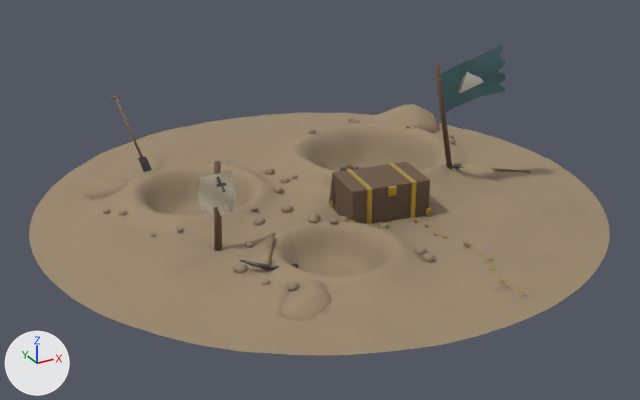
A saved change to the glTF model public/assets/models/dig_site.glb.
Rendered twice from a 50 mm camera at (-7.05, -12.83, 6.34) aimed at (-0.19, -0.36, 0.1). The axes (+X, +Y, +Z) are drawn at lower left. The lights are the same throughout. The first picture is the older version. Vertices at exactly the same position are counted once.

Script lines for the objects in view, before the commit:
```python
mat_dirt = bpy.data.materials.new('Dirt')
mat_dirt.use_nodes = True; mat_dirt.node_tree.nodes.clear()
_N = mat_dirt.node_tree.nodes; _L = mat_dirt.node_tree.links
n0 = _N.new('ShaderNodeBsdfPrincipled'); n0.name = 'Principled BSDF'
n0.inputs[2].default_value = 0.95  # 'Roughness'
n1 = _N.new('ShaderNodeOutputMaterial'); n1.name = 'Material Output'
n2 = _N.new('ShaderNodeMix'); n2.name = 'Mix'
n2.data_type = 'RGBA'
n2.blend_type = 'MULTIPLY'
n2.inputs[0].default_value = 1.0  # 'Factor'
n2.inputs[7].default_value = (0.36, 0.27, 0.17, 1.0)  # 'B', beige #a28e73
n3 = _N.new('ShaderNodeVertexColor'); n3.name = 'Color Attribute'
_L.new(n0.outputs[0], n1.inputs[0])  # 'BSDF' to 'Surface'
_L.new(n2.outputs[2], n0.inputs[0])  # 'Result' to 'Base Color'
_L.new(n3.outputs[0], n2.inputs[6])  # 'Color' to 'A'
me_dig_site_ground = bpy.data.meshes.new('dig_site_ground')
me_dig_site_ground.from_pydata(...)  # 13509 vertices, 25960 faces; spans x -5.0..5.0, y -5.0..5.0, z -0.54..2.58
# faces by material slot: [21710, 348, 1156, 1036, 188, 180, 300, 1042]
me_dig_site_ground.materials.append(mat_dirt)
me_dig_site_ground.materials.append(mat_wood_dark)
me_dig_site_ground.materials.append(mat_gold)
me_dig_site_ground.materials.append(mat_bone)
me_dig_site_ground.materials.append(mat_wood_mid)
me_dig_site_ground.materials.append(mat_metal_iron)
me_dig_site_ground.materials.append(mat_canvas)
me_dig_site_ground.materials.append(mat_flag_fin)
ob_dig_site = bpy.data.objects.new('dig_site', me_dig_site_ground)
ob_dig_site.location = (0.0, 0.0, 0.0)
```
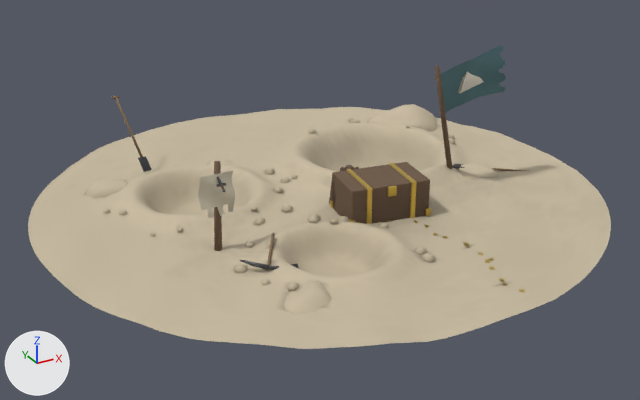
Pixel boxes [x1, y1, x2, y2] of what changed, in the pictures (640 x 400 px; the box of a moved part takes in the faces that stretch with it):
'dig_site', surface changed, reshaped (lighter)
    before: [29, 45, 610, 355]
    after: [28, 45, 611, 349]
part 1 of me_dig_site_ground, moved or reshaped
    before: [29, 113, 610, 355]
    after: [28, 107, 611, 349]

Edits to the bpy script that builds the scene:
```text
Change mat_dirt:
    where n2 = _N.new('ShaderNodeMix'); n2.name = 'Mix'
    n2.inputs[7].default_value: (0.36, 0.27, 0.17, 1.0) -> (0.62, 0.53, 0.38, 1.0)  # 'B', beige #a28e73 -> 'B', beige #cec0a6
Change me_dig_site_ground:
    where me_dig_site_ground.from_pydata(...)  # 13509 vertices, 25960 faces; spans x -5.0..5.0, y -5.0..5.0, z -0.54..2.58
    used by ob_dig_site; location = (0.0, 0.0, 0.0)
    me_dig_site_ground part 1: 2383 of 13509 vertices moved; they spanned x -5.0..5.0, y -5.0..5.0, z -0.07..0.18 and now span x -5.0..5.0, y -5.0..5.0, z 0.0..0.19; mean shift (0.0, 0.0, 0.07); largest move (3.53, -3.45, -0.06) -> (3.53, -3.45, 0.1)
```
